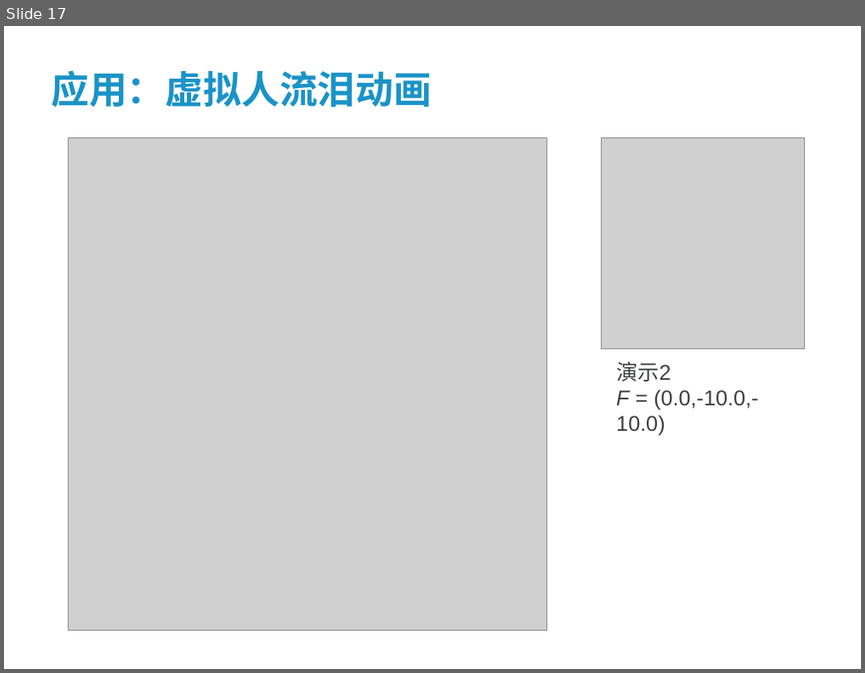
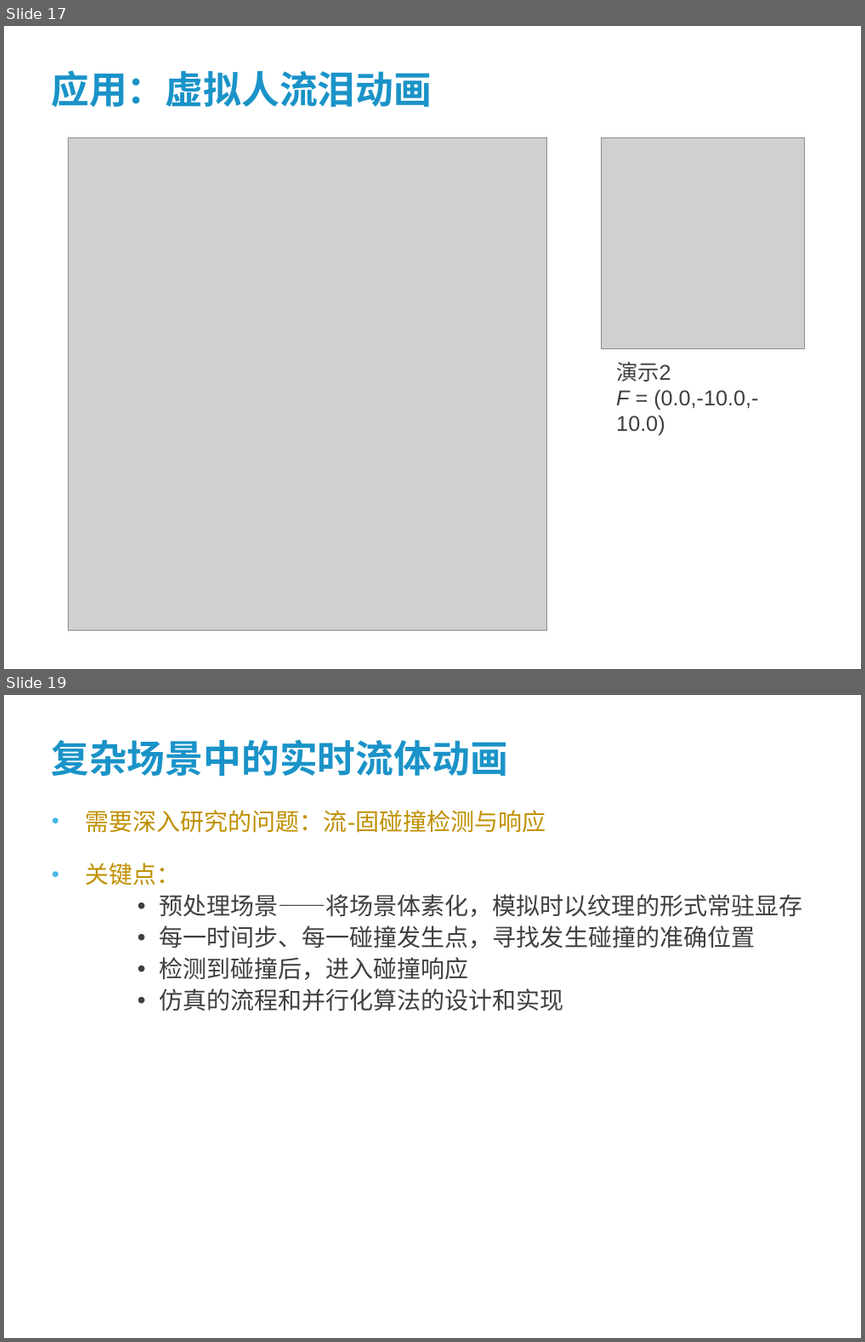
Before and after one commit to wsxmm1153/dissertation, a slide deck: paper/答辩讲稿.ppt. Shown one above the other, each under a label of ours: slide 17 before the commit, slides 17 and 19 after it; the slides between them are not shown. The pictures are 865x673 and 865x1342 pixels, drawn with LibreOffice and Linux fonts; fonts in the diff are those of the drawing; grey boxes stand for pictures; background and template pictures are left out. Boxes give left, top, right and bottom in pixels: in the first picture for what was removed or moved away, otherwise in the second. Text is boxed around its words. In the diff, an @@ line names an element or a change of style, - is before the commit and + after.

```diff
--- a/paper/答辩讲稿.ppt
+++ b/paper/答辩讲稿.ppt
@@ slide 19 added at (4,695,861,1338), background #FFFFFF @@
@@ title added at (51,739,508,776), 32 pt, text #1A93C8, bold @@
+复杂场景中的实时流体动画
@@ text added at (85,810,802,1011), 20 pt, text #3D3F41 @@
+• 需要深入研究的问题：流-固碰撞检测与响应
+• 关键点：
+    • 预处理场景——将场景体素化，模拟时以纹理的形式常驻显存
+    • 每一时间步、每一碰撞发生点，寻找发生碰撞的准确位置
+    • 检测到碰撞后，进入碰撞响应
+    • 仿真的流程和并行化算法的设计和实现
```
Also in this commit, not shown: 9 slides changed, 17 other slides added, 1 slide removed, 2 other files.
